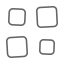
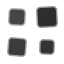
Two versions of the same layered image (64px x 64px). Layer-by-layer changes:
painted on "Rounded Rectangle 4" over (39, 39, 55, 55)
painted on "Rounded Rectangle 3" over (6, 36, 28, 58)
painted on "Rounded Rectangle 2" over (36, 6, 58, 28)
painted on "Rounded Rectangle 1" over (8, 8, 26, 26)
